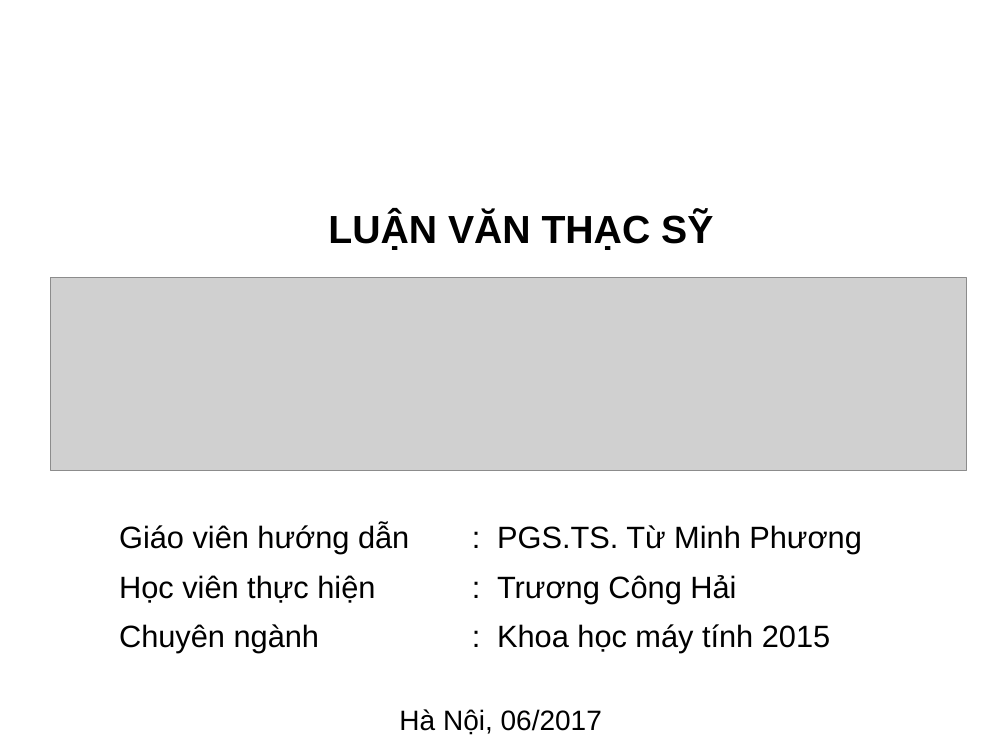
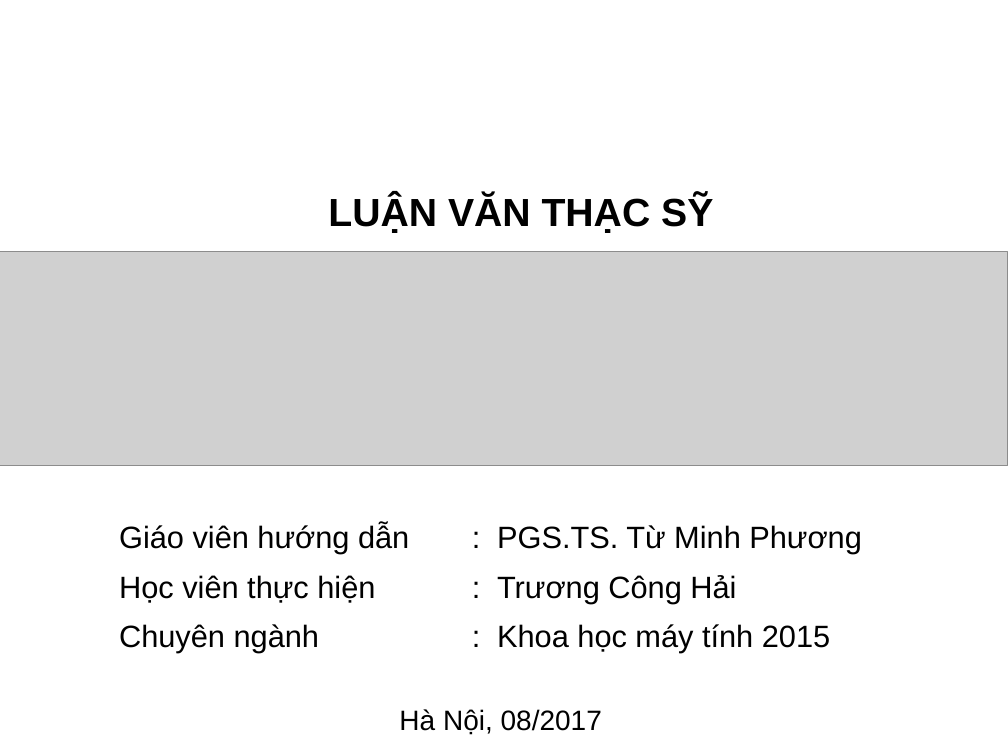
Before and after one commit to truonghaibg/thesis, a slide deck: slide 1 of tchai/Slide_LuanVan_TruongCongHai.ppt. Drawn at 1008x756 pixels with LibreOffice and Linux fonts; fonts in the diff are those of the drawing; grey boxes stand for pictures; background and template pictures are left out. Boxes give left, top, right and bottom in pixels: in the first picture for what was removed or moved away, otherwise in the second. Text is boxed around its words. In the diff, an @@ line names an element or a change of style, - is before the commit and + after.

Commit message:
update slide

```diff
--- a/tchai/Slide_LuanVan_TruongCongHai.ppt
+++ b/tchai/Slide_LuanVan_TruongCongHai.ppt
@@ text "LUẬN VĂN THẠC SỸ": place and size @@
-text "LUẬN VĂN THẠC SỸ" at [328,212,713,250]
+text "LUẬN VĂN THẠC SỸ" at [328,196,713,233]
@@ picture: place and size @@
-picture at [50,277,967,470]
+picture at [0,252,1008,466]
@@ text at [399,709,602,735]: text changed @@
-Hà Nội, 06/2017
+Hà Nội, 08/2017
```
Also in this commit, not shown: 1 slide added, 1 slide removed.
